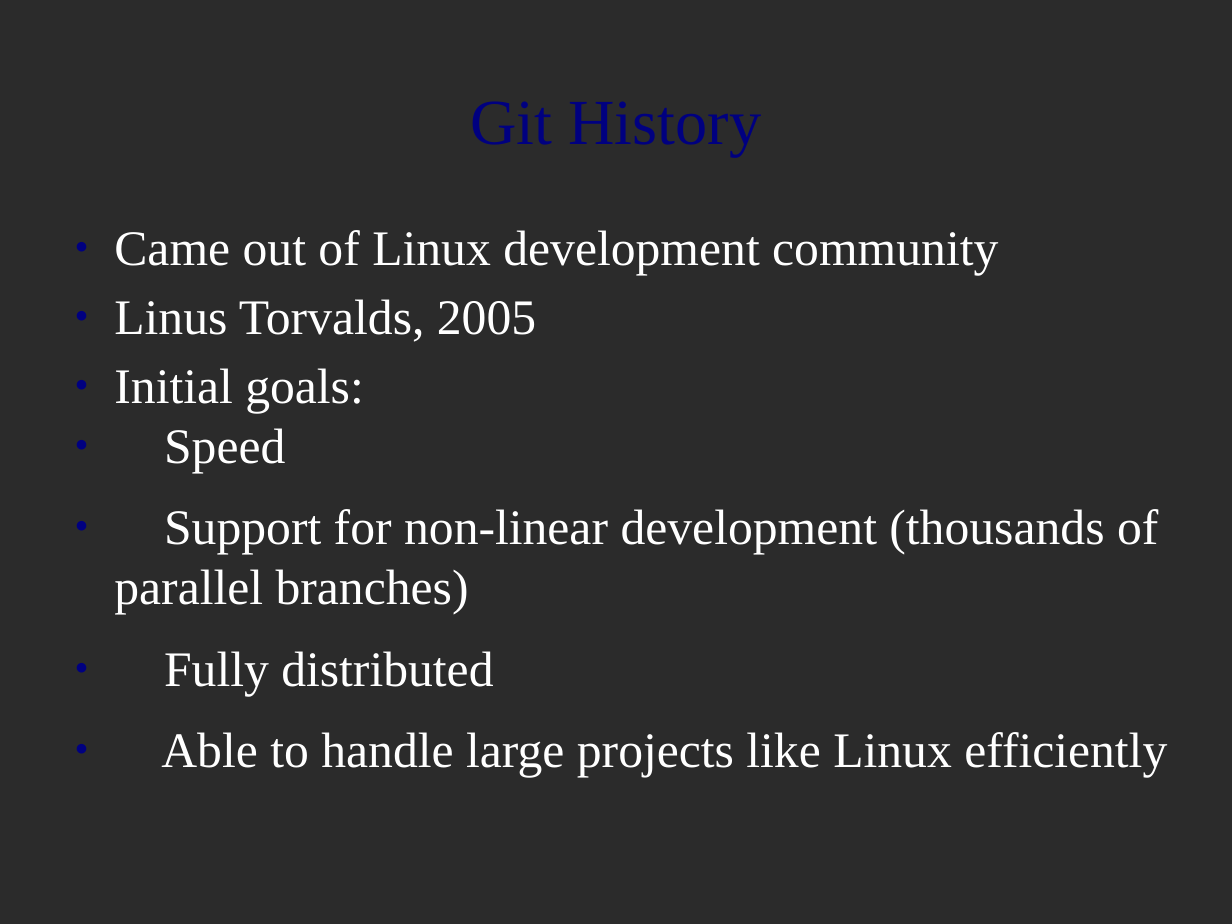
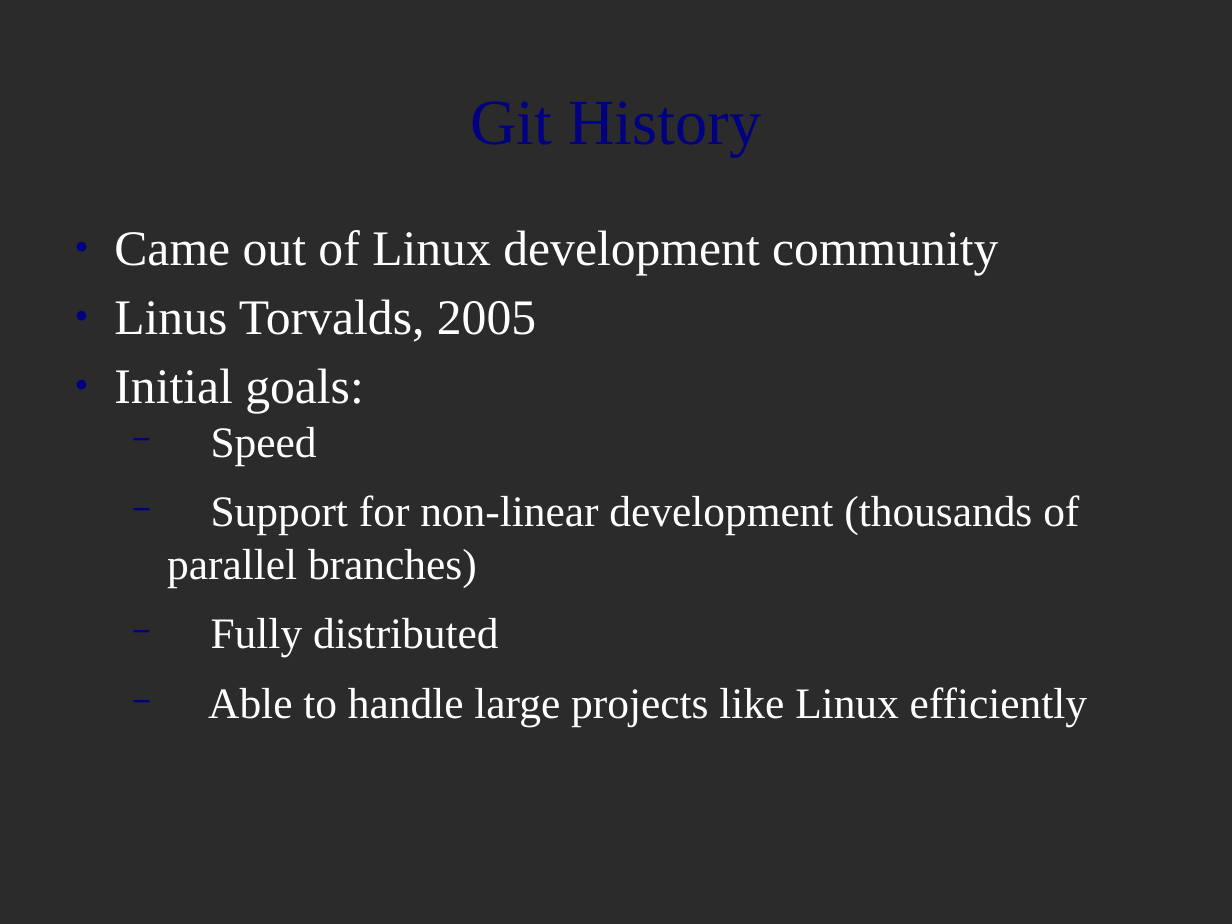
Before and after one commit to MariamP/myRepo, a slide deck: slide 2 of git_intro.odp (slide 3 before the commit). Drawn at 1232x924 pixels with LibreOffice and Linux fonts; fonts in the diff are those of the drawing; background and template pictures are left out; a plain dark background stands for a picture behind light text. Boxes give left, top, right and bottom in pixels: in the first picture for what was removed or moved away, otherwise in the second. Text is boxed around its words. In the diff, an @@ line names an element or a change of style, - is before the commit and + after.

```diff
--- a/git_intro.odp
+++ b/git_intro.odp
@@ text at box(167, 427, 1087, 727): size 32 to 28 pt in "Speed", "Support for non-linear development (thousands of parallel ...", "Fully distributed", "Able to handle large projects like Linux ..."; bullet ● to −; list level 1 to 2 in "Speed"; list level 1 to 2 in "Support for non-linear development (thousands ..."; list level 1 to 2 in "Fully distributed"; list level 1 to 2 in "Able to handle large projects ..." @@
```
Also in this commit, not shown: 1 other slide changed, 11 slides added.
